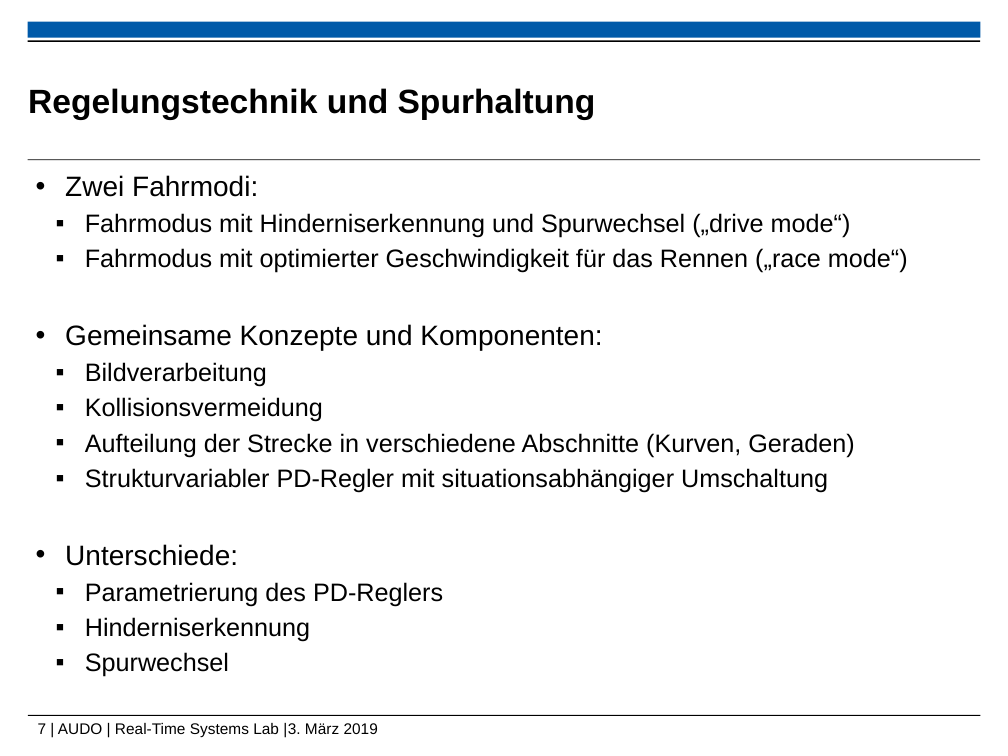
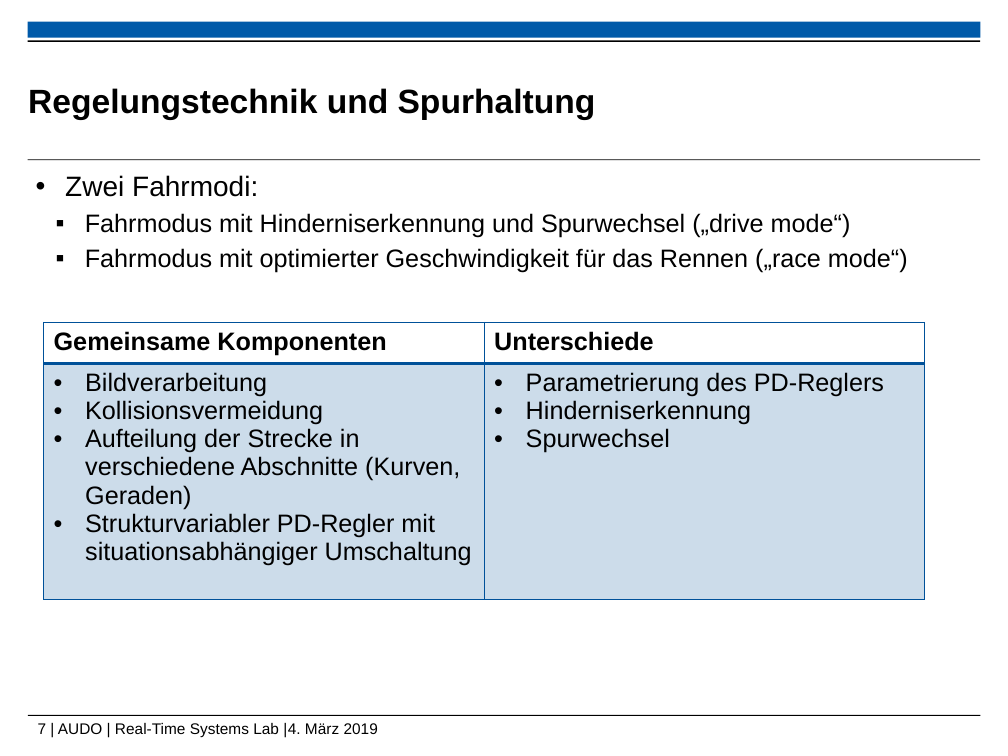
Before and after one commit to ramona3300/AUDO, a slide deck: slide 7 of Dokumente/Präsentationen/Abschlusspräsentation.pptx. Drawn at 1008x756 pixels with LibreOffice and Linux fonts; fonts in the diff are those of the drawing; background and template pictures are left out. Boxes give left, top, right and bottom in pixels: in the first picture for what was removed or moved away, otherwise in the second. Text is boxed around its words. In the diff, an @@ line names an element or a change of style, - is before the commit and + after.

```diff
--- a/Dokumente/Präsentationen/Abschlusspräsentation.pptx
+++ b/Dokumente/Präsentationen/Abschlusspräsentation.pptx
@@ table added at (43,323,924,616), 2 rows, 2 columns @@
+Gemeinsame Komponenten | Unterschiede
+Bildverarbeitung / Kollisionsvermeidung / Aufteilung der Strecke in verschiedene Abschnitte (Kurven, Geraden) / Strukturvariabler PD-Regler mit situationsabhängiger Umschaltung | Parametrierung des PD-Reglers / Hinderniserkennung / Spurwechsel
@@ text at (65,324,854,677): paragraphs removed @@
-• Gemeinsame Konzepte und Komponenten:
-  ▪ Bildverarbeitung
-  ▪ Kollisionsvermeidung
-  ▪ Aufteilung der Strecke in verschiedene Abschnitte (Kurven, Geraden)
-  ▪ Strukturvariabler PD-Regler mit situationsabhängiger Umschaltung
-• Unterschiede:
-  ▪ Parametrierung des PD-Reglers
-  ▪ Hinderniserkennung
-  ▪ Spurwechsel
@@ text at (38,723,378,738): text changed @@
-7 | AUDO | Real-Time Systems Lab |3. März 2019
+7 | AUDO | Real-Time Systems Lab |4. März 2019
```
Also in this commit, not shown: 5 other slides changed, 1 slide added, 1 slide removed, 7 other files.
